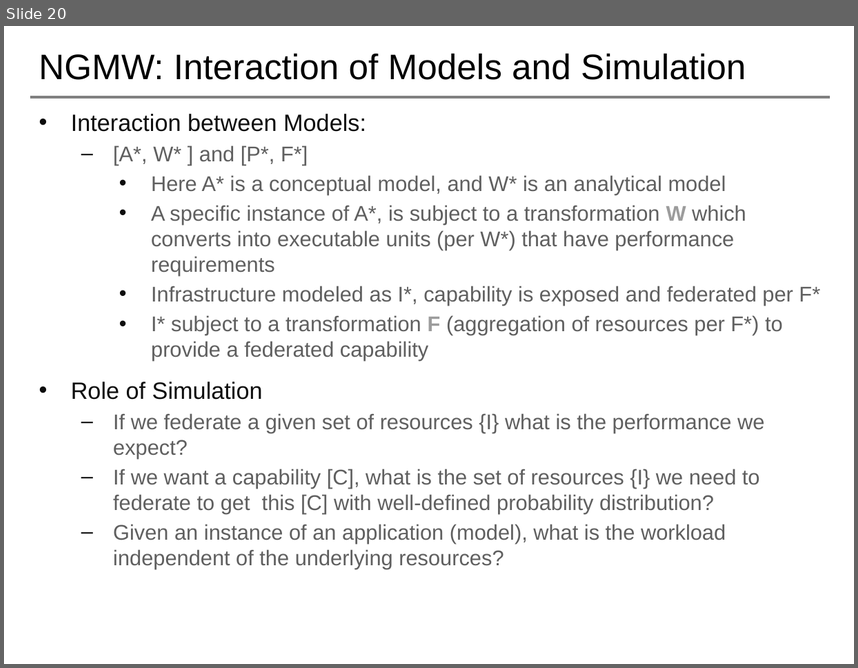
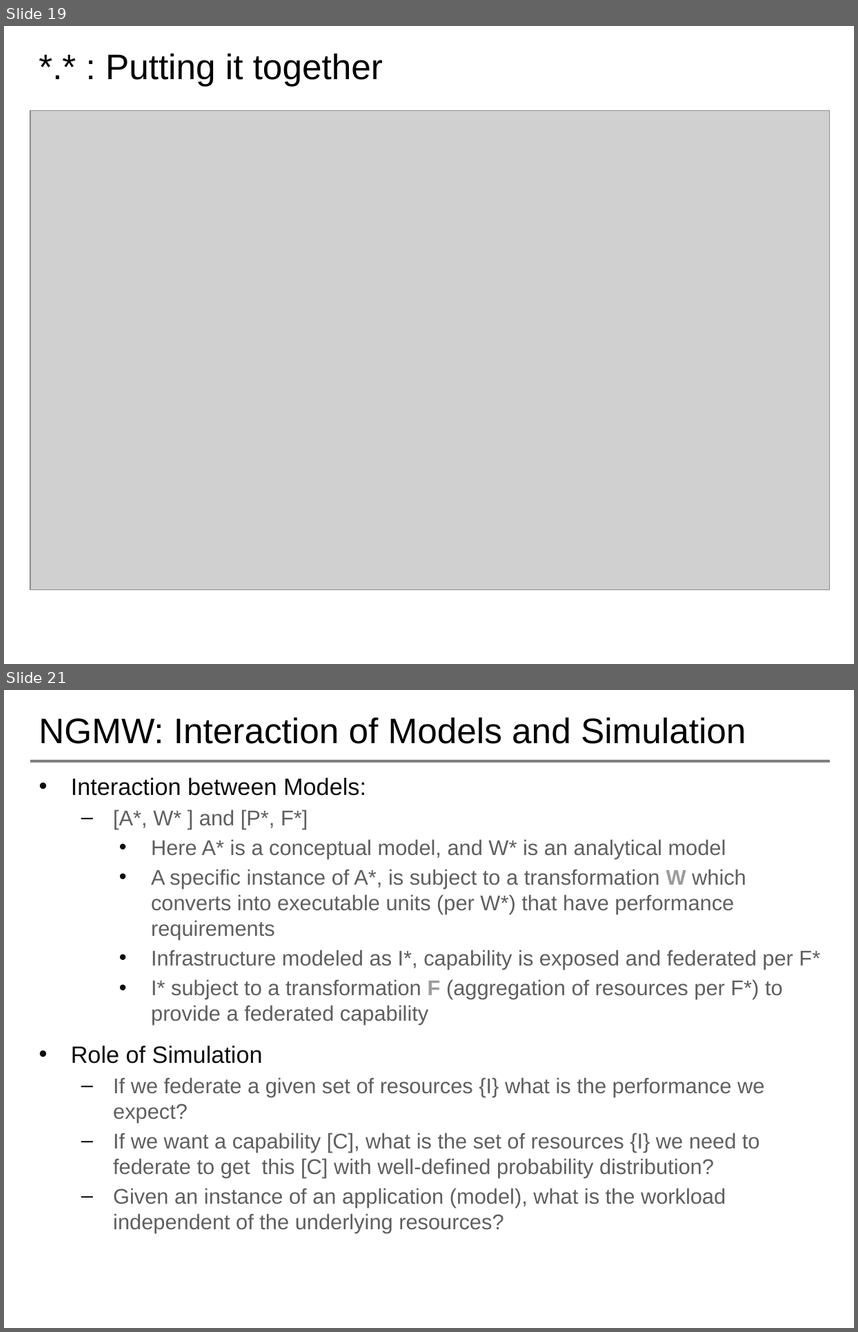
Before and after one commit to saga-project/NGMW, a slide deck: presentations/radical-modsim.pptx. Shown one above the other, each under a label of ours: slide 20 before the commit, slides 19 and 21 after it; the slides between them are not shown. The pictures are 858x668 and 858x1332 pixels, drawn with LibreOffice and Linux fonts; fonts in the diff are those of the drawing; grey boxes stand for pictures; background and template pictures are left out. Boxes give left, top, right and bottom in pixels: in the first picture for what was removed or moved away, otherwise in the second. Text is boxed around its words. In the diff, an @@ line names an element or a change of style, - is before the commit and + after.

```diff
--- a/presentations/radical-modsim.pptx
+++ b/presentations/radical-modsim.pptx
@@ slide 19 added at [4, 26, 854, 664], background #FFFFFF @@
@@ title added at [105, 53, 383, 86], 30 pt, text #000000 @@
+*.* : Putting it together
@@ picture added at [30, 111, 829, 590] @@
@@ what was slide 20 is now slide 21 @@
```
Also in this commit, not shown: 4 slides changed, 1 other file.
